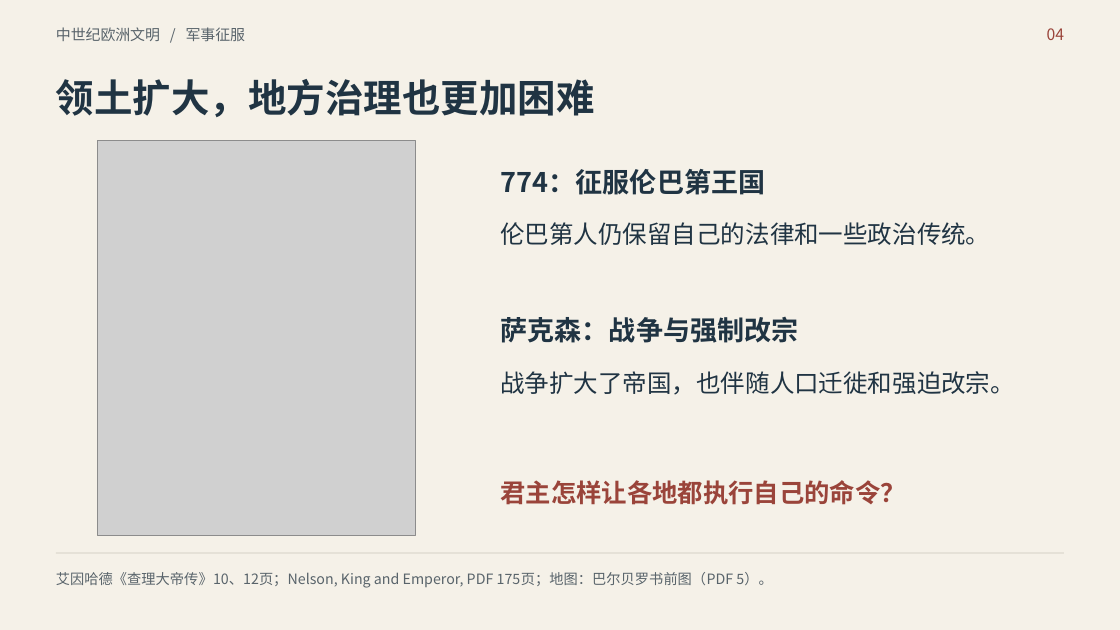
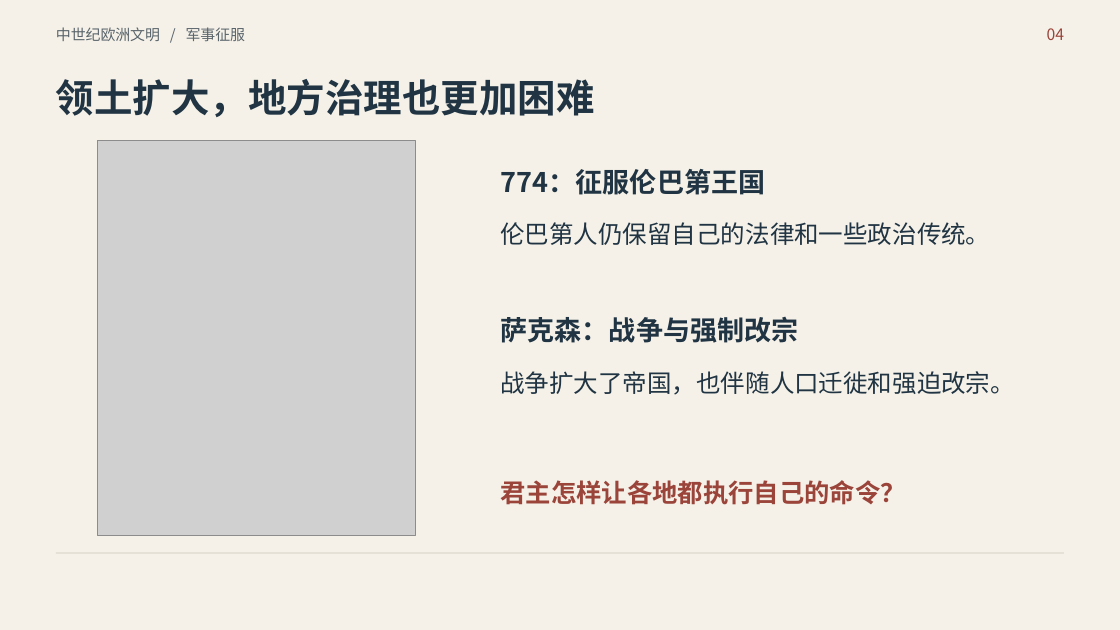
Before and after one commit to mimiqi/FDU-GECC10068-MedievalEuropeanCivilization, a slide deck: slide 4 of 讨论课/交付文件/查理曼_政治治理视角_12分钟汇报.pptx. Drawn at 1120x630 pixels with LibreOffice and Linux fonts; fonts in the diff are those of the drawing; grey boxes stand for pictures. Boxes give left, top, right and bottom in pixels: in the first picture for what was removed or moved away, otherwise in the second. Text is boxed around its words. In the diff, an @@ line names an element or a change of style, - is before the commit and + after.

Commit message:
docs: 深化查理曼汇报论证并同步讲稿

```diff
--- a/讨论课/交付文件/查理曼_政治治理视角_12分钟汇报.pptx
+++ b/讨论课/交付文件/查理曼_政治治理视角_12分钟汇报.pptx
@@ text removed at (x1=56, y1=572, x2=772, y2=588) @@
-艾因哈德《查理大帝传》10、12页；Nelson, King and Emperor, PDF 175页；地图：巴尔贝罗书前图（PDF 5）。
```
Also in this commit, not shown: 10 other slides changed, 1 slide removed, 23 other files.
